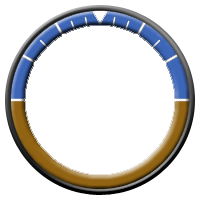
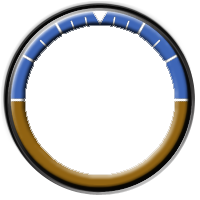
Two versions of the same layered image (200 × 200). Layer-by-layer changes:
"Shape 7": blend normal → multiply over bbox(5, 5, 195, 195)
